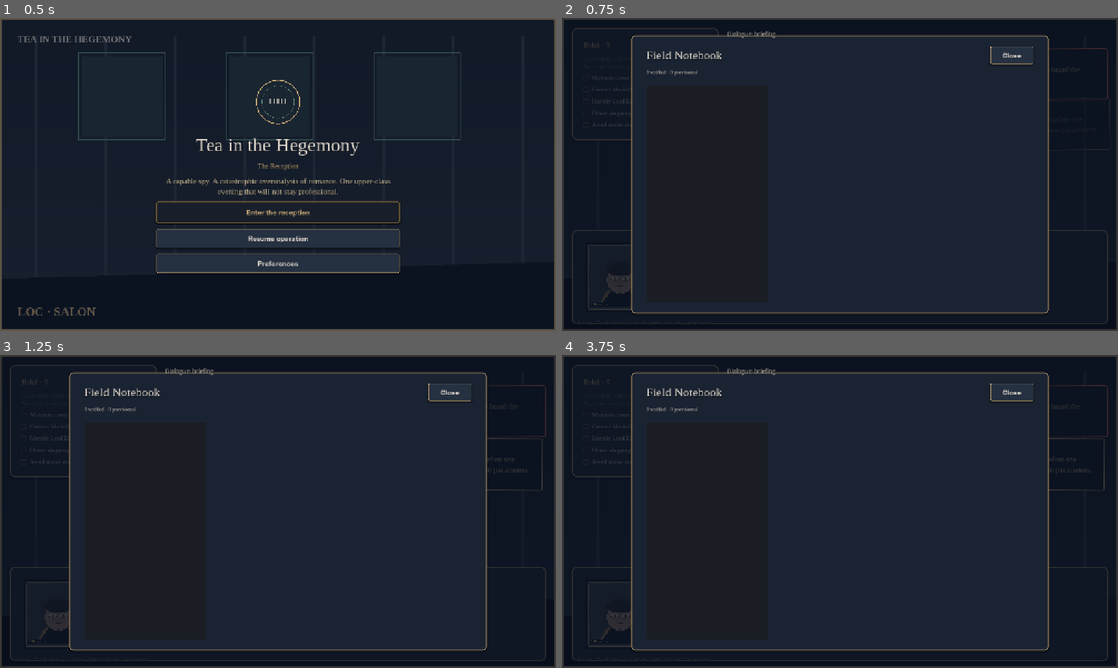
Above: before the commit, frames 1-4 (two rows, left to right).
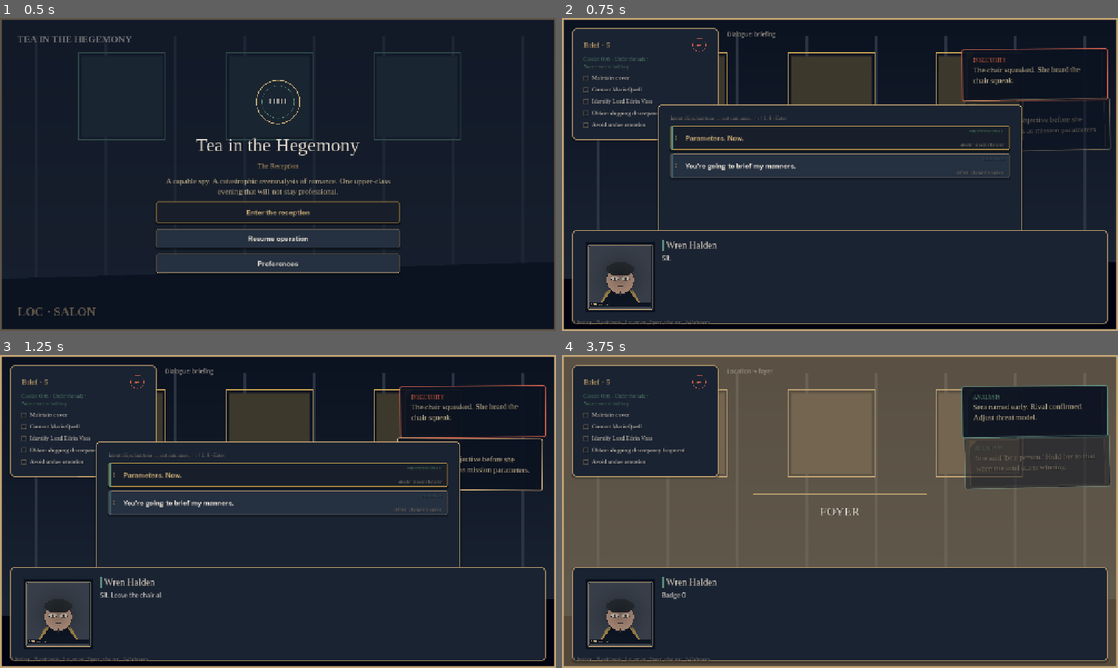
Above: after the commit, the same moments.

Repository: jxav22/tea-in-the-hegemony
Game: Godot game, scene res://scenes/main/boot.tscn
Same seed, same stepped clock (60 frames per second), same inputs: the game is played once before the commit and once after it.
Inputs (mouse positions are in pixels of both pictures, inside the frame that each line leads up to):
- Up to frame 1 (0.5 s): no input
- Up to frame 2 (0.75 s): click "Enter the reception" at 0.5 s
- Up to frame 3 (1.25 s): no input
- Up to frame 4 (3.75 s): click "Parameters. Now." at 1.25 s; click (840, 473) at 2 s, where only the run after the commit has a clickable "Contact. Identify. Retrieve."; click (840, 502) at 2.75 s, where only the run before the commit has a clickable "You're going to brief my mann…"; click (840, 502) at 3.5 s, where only the run after the commit has a clickable "How do you know what she's fi…"

Frame 1 is identical in both runs. In frame 2, 15% of the frame differs, in the area x 0-100%, y 0-100%; in frame 3, 15%; in frame 4, 62%.
Error before the commit: Parse Error: Cannot infer the type of "k" variable because the value doesn't have a set type. (res://scripts/ui/intel_notebook.gd:41)

Commit message:
Stabilize main: router auto-pick, boot→Reception→debrief smoke
Auto-resolve bracket finale/race choices via ending_priority; extend
headless smoke through foyer and debrief; fix intel notebook typed
filter inference; refresh HANDOFF run/play/extend docs.

Co-authored-by: Jason <jasxavier7@gmail.com>

Diff:
--- a/autoload/dialogue_runner.gd
+++ b/autoload/dialogue_runner.gd
@@ -70,15 +70,58 @@
 	FacultyBus.emit_interjections(node.get("faculty_interjections", []) as Array, current_node_id)
 	node_presented.emit(node)
 	var visible_choices: Array = _visible_choices(node)
+	# Agent B router nodes: all authored choice texts start with "[" — auto-pick.
+	if _is_router_node(node):
+		var picked: Dictionary = _pick_router_choice(visible_choices)
+		if picked.is_empty():
+			var nodes_map: Dictionary = current_graph.get("nodes", {}) as Dictionary
+			if nodes_map.has("ending.default_mixed"):
+				call_deferred("goto_node", "ending.default_mixed")
+				choices_available.emit([])
+				return true
+		else:
+			call_deferred("_auto_choose", str(picked.get("id", "")))
+			choices_available.emit([])
+			return true
 	if not visible_choices.is_empty():
 		choices_available.emit(visible_choices)
-	elif node.get("next", null) != null and str(node.get("next")) != "":
-		# Auto-continue nodes with next and no choices are still presented;
-		# UI/callers invoke advance() or choose implicitly.
-		choices_available.emit([])
 	else:
 		choices_available.emit([])
 	return true
+
+
+func _auto_choose(choice_id: String) -> void:
+	if is_active and not choice_id.is_empty():
+		choose(choice_id)
+
+
+func _is_router_node(node: Dictionary) -> bool:
+	var raw: Array = node.get("choices", []) as Array
+	if raw.is_empty():
+		return false
+	for ch: Variant in raw:
+		if typeof(ch) != TYPE_DICTIONARY:
+			continue
+		var text: String = str((ch as Dictionary).get("text", "")).strip_edges()
+		if not text.begins_with("["):
+			return false
+	return true
+
+
+func _pick_router_choice(choices: Array) -> Dictionary:
+	if choices.is_empty():
+		return {}
+	var chapter: Dictionary = ContentIndex.load_chapter("the_reception")
+	var priority: Array = chapter.get("ending_priority", []) as Array
+	if not priority.is_empty():
+		for end_id: Variant in priority:
+			var want: String = str(end_id)
+			for ch: Variant in choices:
+				var choice: Dictionary = ch as Dictionary
+				var next_id: String = str(choice.get("next", ""))
+				if want in next_id:
+					return choice
+	return choices[0] as Dictionary
 
 
 func advance() -> bool:
--- a/scenes/main/boot.gd
+++ b/scenes/main/boot.gd
@@ -226,21 +226,34 @@
 	print("[smoke] headless start")
 	GameState.reset_to_new_game()
 	assert(DialogueRunner.start("briefing"))
-	var smoke_guard: int = 0
-	while DialogueRunner.is_active and smoke_guard < 24:
-		var smoke_choices: Array = DialogueRunner.get_visible_choices()
-		if smoke_choices.is_empty():
-			DialogueRunner.advance()
-		else:
-			DialogueRunner.choose_index(0)
-		smoke_guard += 1
+	await _smoke_drive(24)
 	assert(FlagStore.get_flag(&"briefed", false) == true)
-	var guard: int = 0
-	while DialogueRunner.is_active and guard < 8:
-		DialogueRunner.advance()
-		guard += 1
+	print("[smoke] briefing ok")
+	GameState.set_location(&"foyer")
+	SceneRouter.current_location = &"foyer"
+	assert(DialogueRunner.start("reception_foyer"))
+	await _smoke_drive(20)
+	print("[smoke] foyer ok")
+	assert(DialogueRunner.start("debrief"))
+	await _smoke_drive(24)
+	print("[smoke] debrief ok")
 	assert(SaveService.save_game(1))
 	assert(SaveService.load_game(1))
 	assert(FlagStore.get_flag(&"briefed", false) == true)
-	print("[smoke] OK — briefing + save/load")
+	print("[smoke] OK — boot→Reception→debrief + save/load")
 	get_tree().quit(0)
+
+
+func _smoke_drive(max_steps: int) -> void:
+	var guard: int = 0
+	while DialogueRunner.is_active and guard < max_steps:
+		await get_tree().process_frame
+		if not DialogueRunner.is_active:
+			break
+		var choices: Array = DialogueRunner.get_visible_choices()
+		if choices.is_empty():
+			if not DialogueRunner.advance():
+				break
+		else:
+			DialogueRunner.choose_index(0)
+		guard += 1
--- a/scripts/ui/intel_notebook.gd
+++ b/scripts/ui/intel_notebook.gd
@@ -33,12 +33,12 @@
 		return
 	for c in filter_row.get_children():
 		c.queue_free()
-	for key in ["all", "verified", "provisional"]:
+	for key: String in ["all", "verified", "provisional"]:
 		var b := Button.new()
 		b.text = key.capitalize()
 		b.toggle_mode = true
 		b.button_pressed = key == _filter
-		var k := key
+		var k: String = key
 		b.pressed.connect(func ():
 			_filter = k
 			_rebuild_list()
--- a/tests/core/test_runner.gd
+++ b/tests/core/test_runner.gd
@@ -11,7 +11,7 @@
 	var failures: PackedStringArray = []
 	failures.append_array(_test_loader())
 	failures.append_array(_test_flags())
-	failures.append_array(_test_dialogue_flow())
+	failures.append_array(await _test_dialogue_flow())
 	failures.append_array(_test_save())
 	if failures.is_empty():
 		print("TEST PASS (4 suites)")
@@ -60,7 +60,7 @@
 		return fails
 	# Prefer first visible choice — works for Core stubs (c_understood) and
 	# Narrative reception/briefing.json (briefing.intro.ready / .dread).
-	if not _drive_until_flag(&"briefed", 24):
+	if not await _drive_until_flag(&"briefed", 24):
 		# Core stub path sets briefed via later nodes; Narrative sets at briefing.exit.
 		fails.append("briefed flag not set after briefing drive")
 	# Core-only flag may be absent when Narrative pack shadows briefing.json — soft check.
@@ -68,13 +68,17 @@
 	var used_narrative_briefing: bool = DialogueLoader.load_by_id("briefing").get("source", "").find("reception/") >= 0
 	if not used_narrative_briefing and not has_priority:
 		fails.append("priority_mission not set")
-	# Location graph still uses Core stub ids at content/dialogue/reception_salon.json
+	# Salon: Narrative sets met_maris on salon.intro_awkward — drive generically.
 	if not DialogueRunner.start("reception_salon"):
 		fails.append("start salon")
-	else:
-		_drive_choices(["c_approach", "c_honest"], 8)
-		if FlagStore.get_flag(&"met_maris", false) != true:
-			fails.append("met_maris not set")
+	elif not await _drive_until_flag(&"met_maris", 32):
+		fails.append("met_maris not set")
+	# Router smoke: bracket choices auto-resolve.
+	if DialogueRunner.start("reception_terrace", "race.check"):
+		await get_tree().process_frame
+		await get_tree().process_frame
+		await _drive_until_flag(&"chapter_complete", 16)
+		print("[test] terrace router exercised")
 	if fails.is_empty():
 		print("[test] dialogue flow ok")
 	else:
@@ -102,17 +106,20 @@
 func _drive_until_flag(flag: StringName, max_steps: int) -> bool:
 	var guard: int = 0
 	while DialogueRunner.is_active and guard < max_steps:
+		await get_tree().process_frame
 		if FlagStore.get_flag(flag, false) == true:
 			return true
+		if not DialogueRunner.is_active:
+			break
 		var choices: Array = DialogueRunner.get_visible_choices()
 		if choices.is_empty():
 			DialogueRunner.advance()
 		else:
 			DialogueRunner.choose_index(0)
 		guard += 1
-	# Drain remaining linear nodes
 	var extra: int = 0
 	while DialogueRunner.is_active and extra < 8:
+		await get_tree().process_frame
 		DialogueRunner.advance()
 		extra += 1
 	return FlagStore.get_flag(flag, false) == true
Not shown, changed: HANDOFF.md
